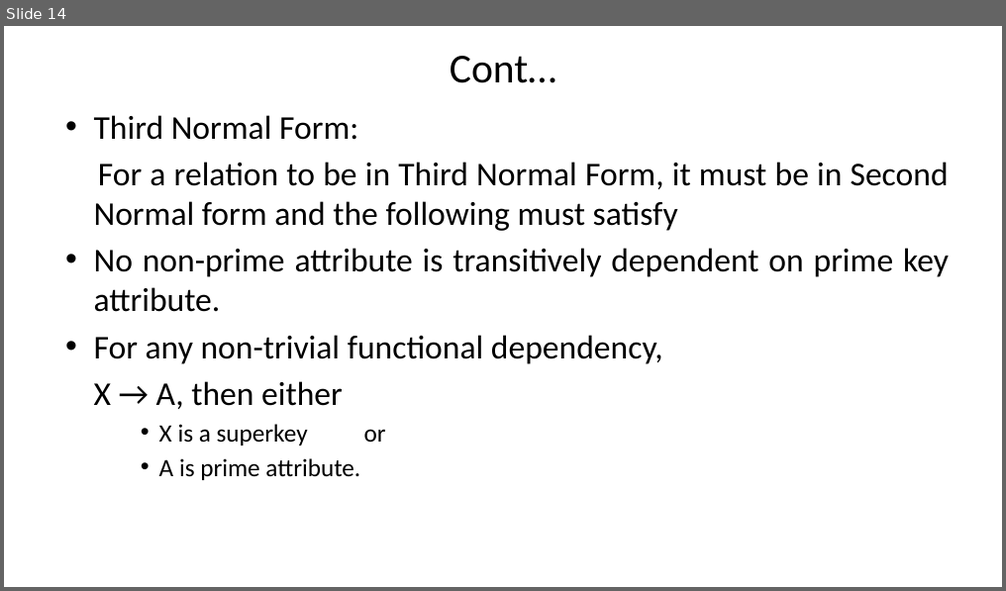
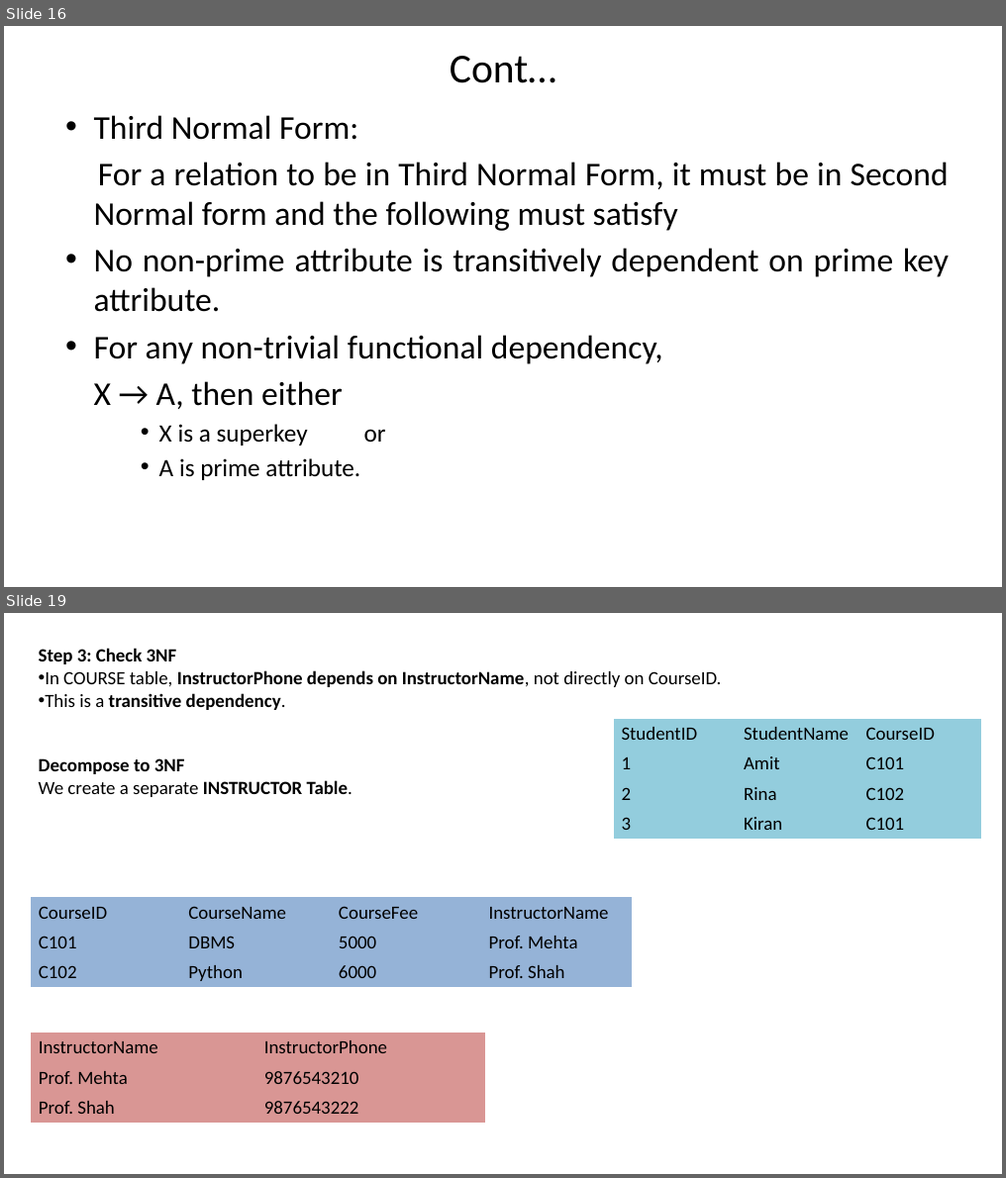
Before and after one commit to VishalChudasama08/MCA, a slide deck: Sem-1/RDBMS Theory/Unit-3/Day_12.pptx. Shown one above the other, each under a label of ours: slide 14 before the commit, slides 16 and 19 after it; the slides between them are not shown. The pictures are 1006x591 and 1006x1178 pixels, drawn with LibreOffice and Linux fonts; fonts in the diff are those of the drawing. Boxes give left, top, right and bottom in pixels: in the first picture for what was removed or moved away, otherwise in the second. Text is boxed around its words. In the diff, an @@ line names an element or a change of style, - is before the commit and + after.

```diff
--- a/Sem-1/RDBMS Theory/Unit-3/Day_12.pptx
+++ b/Sem-1/RDBMS Theory/Unit-3/Day_12.pptx
@@ slide 19 added at box(4, 613, 1002, 1174), background #FFFFFF @@
@@ text added at box(39, 648, 722, 710), 18 pt, text #000000, bold @@
+Step 3: Check 3NF
+• In COURSE table, InstructorPhone depends on InstructorName, not directly on CourseID.
+• This is a transitive dependency.
@@ table added at box(614, 719, 980, 839), 4 rows, 3 columns @@
+StudentID | StudentName | CourseID
+1 | Amit | C101
+2 | Rina | C102
+3 | Kiran | C101
@@ text added at box(39, 759, 352, 797), 18 pt, text #000000, bold @@
+Decompose to 3NF
+We create a separate INSTRUCTOR Table.
@@ table added at box(31, 897, 633, 987), 3 rows, 4 columns @@
+CourseID | CourseName | CourseFee | InstructorName
+C101 | DBMS | 5000 | Prof. Mehta
+C102 | Python | 6000 | Prof. Shah
@@ table added at box(31, 1033, 485, 1123), 3 rows, 2 columns @@
+InstructorName | InstructorPhone
+Prof. Mehta | 9876543210
+Prof. Shah | 9876543222
@@ what was slide 14 is now slide 16 @@
```
Also in this commit, not shown: 2 slides changed, 4 other slides added, 4 slides removed, 32 other files.
